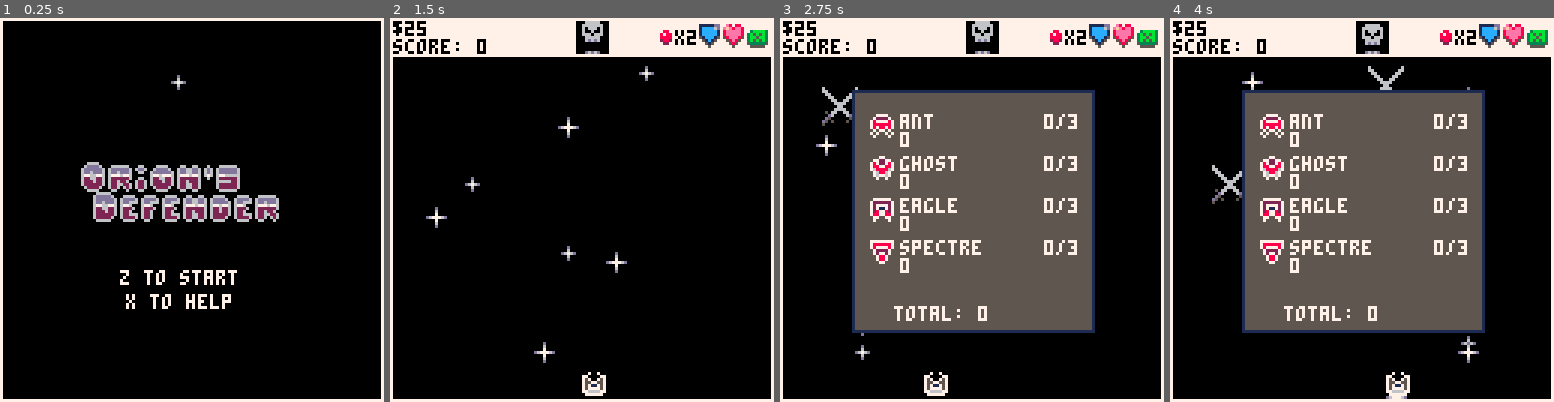
Above: before the commit, frames 1-4 (left to right).
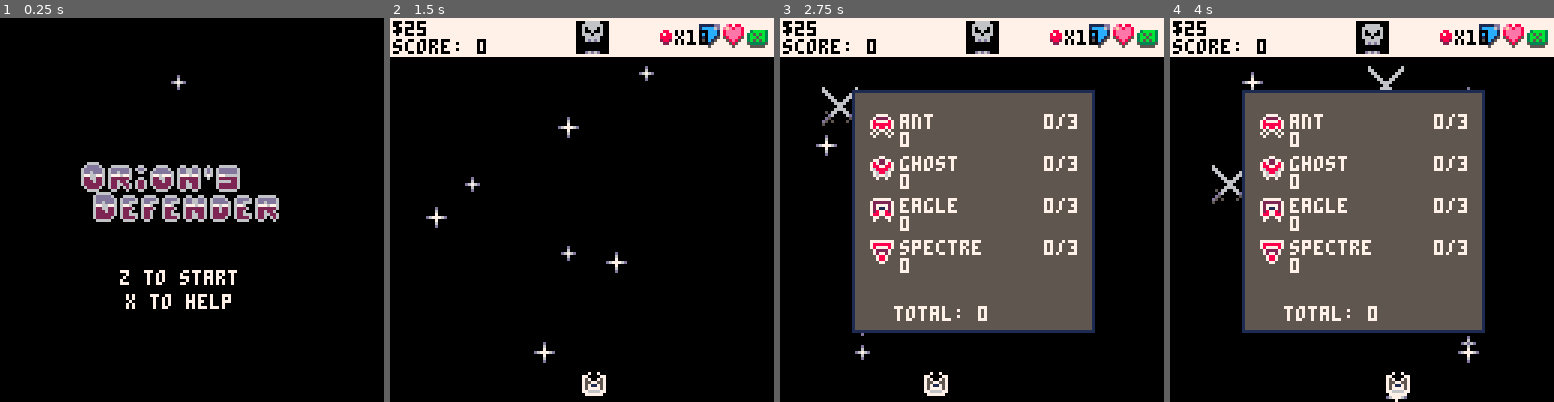
Above: after the commit, the same moments.

Repository: NinetiesPaul/Orion-s-Defender
Game: PICO-8 cartridge orionsdefender.p8
The game is run twice, just before and just after one commit, with the same random seed, the same clock (stepped at 60 frames per second) and the same inputs.
Inputs:
- Up to frame 1 (0.25 s): no input
- Up to frame 2 (1.5 s): tap O (Z key) at 0.33, 0.7, 1.43 s; tap X (X key) at 1.07 s
- Up to frame 3 (2.75 s): hold Left 1.97-2.37 s; tap X (X key) at 2.07, 2.4, 2.73 s; tap O (Z key) at 2.22 s; hold Down from 2.42 s (still down)
- Up to frame 4 (4 s): release Down at 2.82 s; hold Right 2.87-3.53 s; tap X (X key) at 3.07, 3.4, 3.73 s; tap O (Z key) at 3.1, 3.98 s; hold Up from 3.58 s (still down)

The runs differ from the first frame. In frame 1, 3.1% of the frame differs, in the area x 0-100%, y 0-100%; in frame 2, 2.3%; in frame 3, 2.3%; in frame 4, 2.3%.

Commit message:
added screen transition

Diff:
--- a/orionsdefender.p8
+++ b/orionsdefender.p8
@@ -57,7 +57,7 @@
 	missile_available = true
 	missile_damage = 3
 	missile_cooldown = 0
-	missile_n = 2
+	missile_n = 10
 	missile_max_capacity = 5
 	current_enemy_locked_on = null
 	warned = true
@@ -212,7 +212,12 @@
 		{102,14},
 		{112,61},
 	}
+
 	battle_started = false
+	battle_animation = false
+	left_side = 0
+	right_side = 127
+	animation_direction = "in"
 	enemy_by_difficulty ={
 		{1,2},
 		{3,4},
@@ -235,9 +240,8 @@
 	cls()
 
 	-- spr(siren_spr,64,72)
-
+	-- rect(0,0,127,127, 7)
 	if (current_view == 1 or current_view == 2 or current_view == 4) draw_ui()
-
 	if (current_view == 1 or current_view == 2 or current_view == 6) foreach(stars, draw_star)
 
 	if current_view == 1 then -- world
@@ -264,7 +268,6 @@
 	end
 
 	if current_view == 2 then -- battle
-		-- draw_cooldown()
 		spr(ship_spr,ship_x,ship_y)
 
 		foreach(enemies, draw_enemy)
@@ -274,19 +277,17 @@
 		foreach(explosions, draw_explosion)
 		foreach(warnings, print_warning)
 		if (count(warnings) == 0) foreach(enemies, create_enemy_bullet)
+		if (battle_animation) draw_battle_animation()
 	end
 
 	if current_view == 3 then -- rewards
-		destroy()
-
-		print("you've won!", 40,64)
-		print("added " .. battle_rewards .. " scraps", 40,80)
-		if (stat(54) == 0) print("press z or x to continue", 18, 104)
+		draw_battle_animation()
+		print("victory!", 48,64, 7)
+		print("found " .. battle_rewards .. " scraps", 35,72, 7)
+		if (stat(54) == 0) print("press z or x to continue", 18, 104, 0)
 	end
 
 	if current_view == 4 then -- store
-		destroy()
-
 		current_shop_item = shop_items[shop_selector]
 
 		i = 0
@@ -308,8 +309,6 @@
 	end
 
 	if current_view == 5 then -- gameover
-		destroy()
-
 		print("game over",44,64)
 		if (health <= 0) print("you were destroyed",24,72)
 		if (fuel <= 0) print("you ran out of fuel",23,72)
@@ -351,8 +350,6 @@
 		print("help screen", 40, 4, 0)
 		line(40, 10, 82, 10, 0)
 	end
-
-	rect(0,0,127,127, 7)
 end
 
 function _update()
@@ -383,7 +380,7 @@
 	end
 
 	if current_view == 2 then
-		if (battle_started == false)	start_battle()
+		if (not battle_started and not battle_animation) start_battle()
 		if count(warnings) == 0 then
 			fire()
 			foreach(enemies, move_enemy)
@@ -402,6 +399,8 @@
 				missile_cooldown = 0
 			end
 		end
+
+		if (battle_started and count(explosions) == 0 and count(enemies) == 0) battle_animation = true
 	end
 
 	if current_view == 3 then
@@ -453,7 +452,6 @@
 		if music_battle_end_playing == false then
 			music_battle_end_playing = true
 			music(11)
-			--music(-1)
 		end
 	else
 		music_battle_end_playing = false
@@ -465,6 +463,8 @@
 		create_stars()
 		foreach(stars, move_star)
 	end
+
+	if (current_view == 2 or current_view == 3) update_battle_animation()
 end
 
 function create_stars()
@@ -493,6 +493,45 @@
 	if s.y >= 128 then
 		del(stars,s)
 	end
+end
+
+function draw_battle_animation()
+	rectfill(0, 0, left_side, 128, 1)
+	rectfill(127, 0, right_side, 128, 1)
+end
+
+function update_battle_animation()
+	if battle_animation then
+		if animation_direction == "in" then
+			right_side -= 5
+			left_side += 5
+
+			if right_side < 64 and left_side > 64 then
+				if battle_started and count(explosions) == 0 and count(enemies) == 0 then
+					battle_animation = false -- reset_battle_animation()
+					current_view = views[3]
+				else
+					animation_direction = "out"
+				end
+			end
+		else
+			right_side += 5
+			left_side -= 5
+
+			if right_side > 127 and left_side < 0 then
+				reset_battle_animation()
+				battle_animation = false
+
+				if (current_view == 3) destroy() current_view = 1
+			end
+		end
+	end
+end
+
+function reset_battle_animation()
+	left_side = 0
+	right_side = 127
+	animation_direction = "in"
 end
 
 function draw_missile(m)
@@ -620,10 +659,6 @@
 
 	if exp.stage == 8 then
 		del(explosions, exp)
-	end
-
-	if count(explosions) == 0 and count(enemies) == 0 then
-		current_view = views[3]
 	end
 end
 
@@ -683,9 +718,8 @@
 	else
 		if stat(54) == 0 then
 			if btnp(4) or btnp(5) then
-				rewards_given = false
-				battle_rewards = 0
-				current_view = views[1]
+				animation_direction = "out"
+				battle_animation = true
 			end
 		end
 	end
@@ -705,6 +739,8 @@
 	warned = true
 	current_enemy_locked_on = null
 	battle_started = false
+	battle_rewards = 0
+	rewards_given = false
 end
 
 function draw_ui()
@@ -765,9 +801,6 @@
 -- encounters
 
 function create_encounter()
-	-- battle pirate
-	-- store
-	-- pirate store
 	local random_factor = rnd()
 	type = (random_factor <= 0.7) and 1 or (random_factor <= 0.875) and 2 or 3
 
@@ -810,6 +843,7 @@
 	e.y <= ship_y+10 then
 		del(encounters,e)
 		if e.type == 1 then
+			battle_animation = true
 			current_view = views[2]
 		end
 		if e.type == 2 or e.type == 3 then
@@ -840,19 +874,6 @@
 	if (e.y >= 128) del(encounters,e)
 end
 
---[[ function draw_cooldown()
-	pos = bullet_cooldown_rate - bullet_cooldown
-	bar_color = (bullet_cooldown > 0) and 10 or 11
-
-	for i = pos, 0, -1 do
-		line(
-		ship_x+9,
-		ship_y+7,
-		ship_x+9,
-		ship_y+(7-i),
-		bar_color)
-	end
-end ]]--
 -->8
 -- player
 
